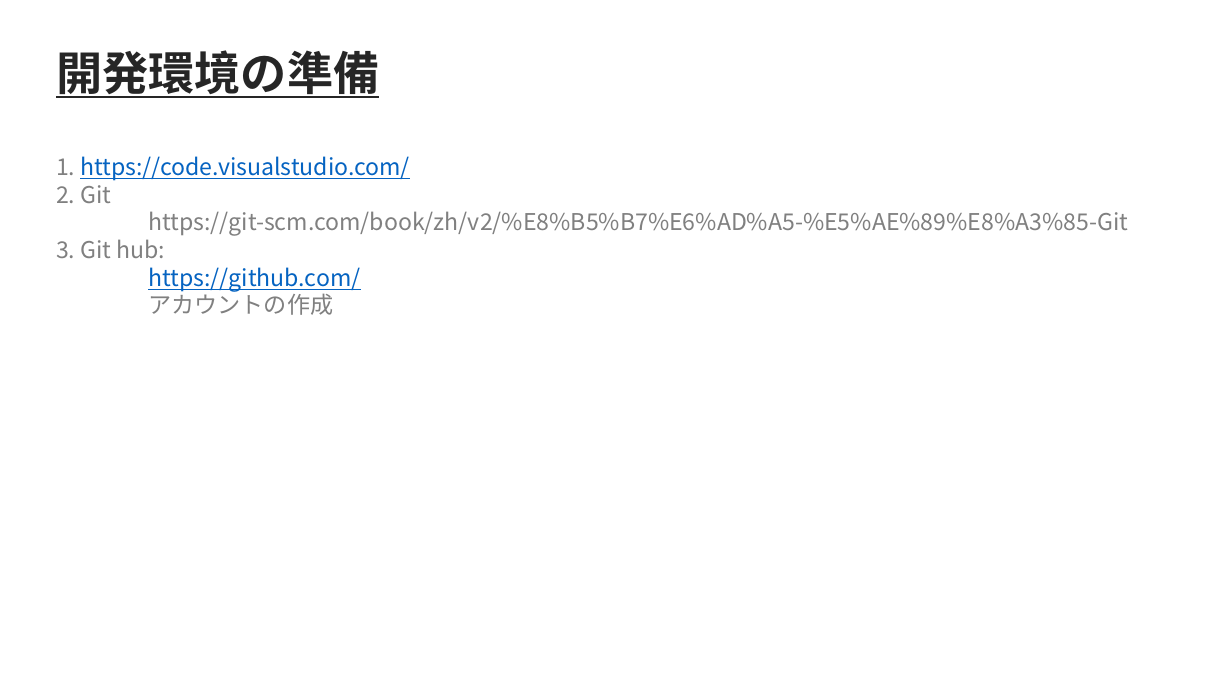
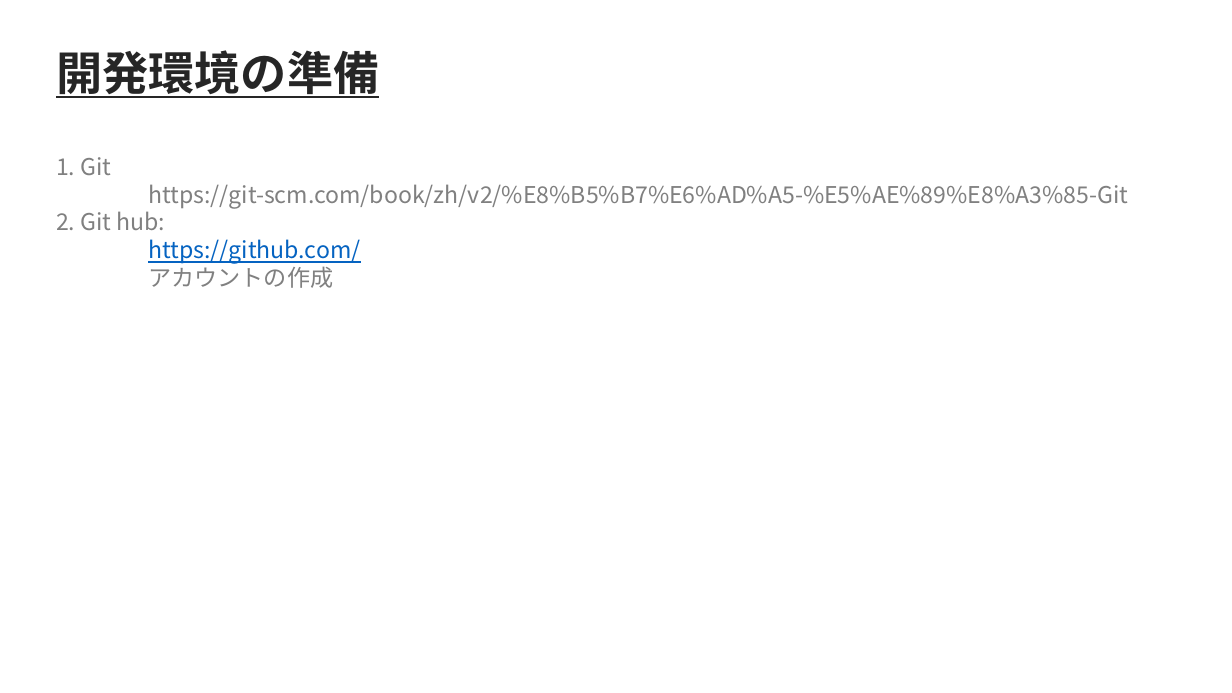
Before and after one commit to gassyou/javascript-course, a slide deck: slide 17 of 01.basic/day1/day01.pptx. Drawn at 1232x693 pixels with LibreOffice and Linux fonts; fonts in the diff are those of the drawing. Boxes give left, top, right and bottom in pixels: in the first picture for what was removed or moved away, otherwise in the second. Text is boxed around its words. In the diff, an @@ line names an element or a change of style, - is before the commit and + after.

```diff
--- a/01.basic/day1/day01.pptx
+++ b/01.basic/day1/day01.pptx
@@ text at <box>56,157,111,175</box>: text changed; text colour #0563C1 to #808080 @@
-1. https://code.visualstudio.com/
-2. Git
+1. Git
@@ text at <box>56,211,166,230</box>: text changed @@
-3. Git hub:
+2. Git hub:
```
Also in this commit, not shown: 5 other slides changed, 1 slide added, 10 other files.
